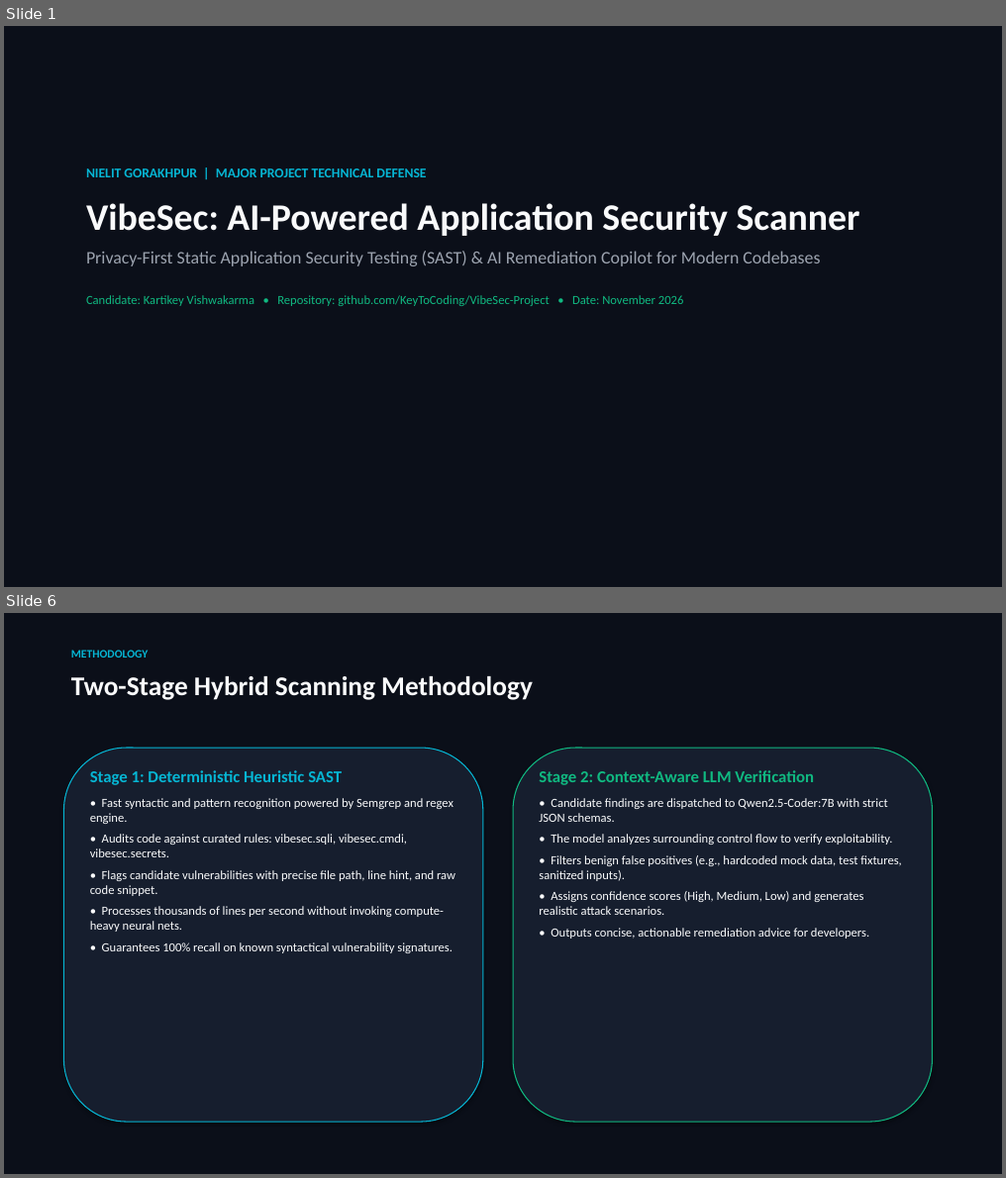
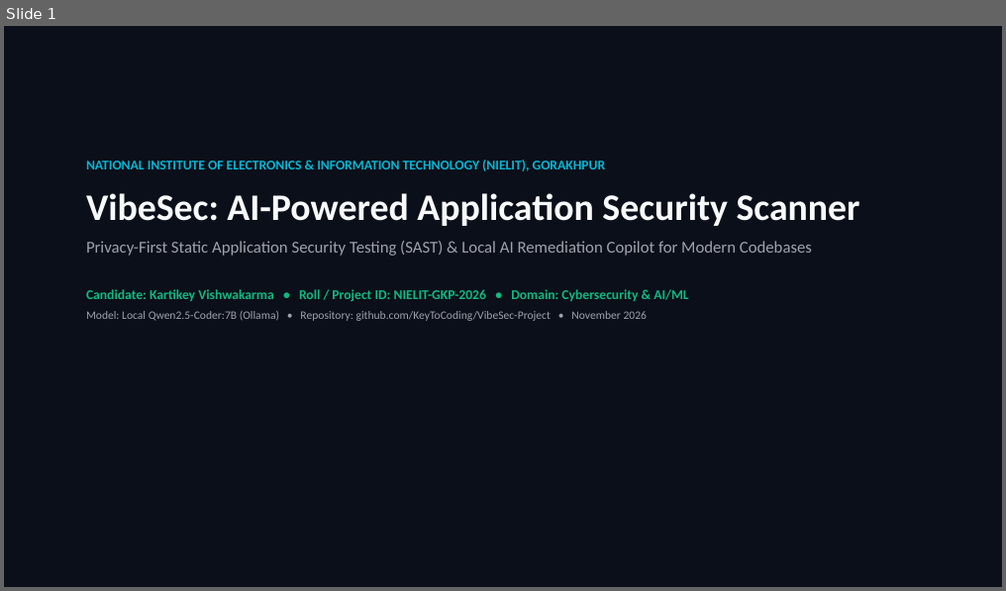
Before and after one commit to KeyToCoding/VibeSec-Project, a slide deck: docs/VibeSec_Final_Project_Presentation.pptx. Shown one above the other, each under a label of ours: slides 1 and 6 before the commit, slide 1 after it; the slides between them are not shown. The pictures are 1006x1178 and 1006x591 pixels, drawn with LibreOffice and Linux fonts; fonts in the diff are those of the drawing. Boxes give left, top, right and bottom in pixels: in the first picture for what was removed or moved away, otherwise in the second. Text is boxed around its words. In the diff, an @@ line names an element or a change of style, - is before the commit and + after.

```diff
--- a/docs/VibeSec_Final_Project_Presentation.pptx
+++ b/docs/VibeSec_Final_Project_Presentation.pptx
@@ slide 6 removed at [4,613,1002,1174], background #FFFFFF @@
@@ rectangle removed at [4,613,1002,1174] @@
@@ text removed at [71,650,148,658] @@
-METHODOLOGY
@@ text removed at [71,676,533,700] @@
-Two-Stage Hybrid Scanning Methodology
@@ rounded rectangle removed at [63,748,483,1122] @@
@@ rounded rectangle removed at [513,748,933,1122] @@
@@ text removed at [90,770,455,954] @@
-Stage 1: Deterministic Heuristic SAST
-• Fast syntactic and pattern recognition powered by Semgrep and regex engine.
-• Audits code against curated rules: vibesec.sqli, vibesec.cmdi, vibesec.secrets.
-• Flags candidate vulnerabilities with precise file path, line hint, and raw code snippet.
-• Processes thousands of lines per second without invoking compute-heavy neural nets.
-• Guarantees 100% recall on known syntactical vulnerability signatures.
@@ text removed at [539,770,901,939] @@
-Stage 2: Context-Aware LLM Verification
-• Candidate findings are dispatched to Qwen2.5-Coder:7B with strict JSON schemas.
-• The model analyzes surrounding control flow to verify exploitability.
-• Filters benign false positives (e.g., hardcoded mock data, test fixtures, sanitized inputs).
-• Assigns confidence scores (High, Medium, Low) and generates realistic attack scenarios.
-• Outputs concise, actionable remediation advice for developers.
@@ slide 1 changed as well @@
@@ text "NATIONAL INSTITUTE OF ELECTRONICS & ...": place and size @@
-text "NATIONAL INSTITUTE OF ELECTRONICS & ..." at [86,169,860,306]
+text "NATIONAL INSTITUTE OF ELECTRONICS & ..." at [86,160,860,321]
@@ text at [86,160,606,172]: text changed @@
-NIELIT GORAKHPUR | MAJOR PROJECT TECHNICAL DEFENSE
+NATIONAL INSTITUTE OF ELECTRONICS & INFORMATION TECHNOLOGY (NIELIT), GORAKHPUR
@@ text at [86,241,812,321]: text changed; size 12 to 11 pt; text colour #10B981 to #9CA3AF @@
-Privacy-First Static Application Security Testing (SAST) & AI Remediation Copilot for Modern Codebases
-Candidate: Kartikey Vishwakarma • Repository: github.com/KeyToCoding/VibeSec-Project • Date: November 2026
+Privacy-First Static Application Security Testing (SAST) & Local AI Remediation Copilot for Modern Codebases
+Candidate: Kartikey Vishwakarma • Roll / Project ID: NIELIT-GKP-2026 • Domain: Cybersecurity & AI/ML
+Model: Local Qwen2.5-Coder:7B (Ollama) • Repository: github.com/KeyToCoding/VibeSec-Project • November 2026
```
Also in this commit, not shown: 3 other slides changed, 14 slides added, 10 other slides removed, 34 other files.
